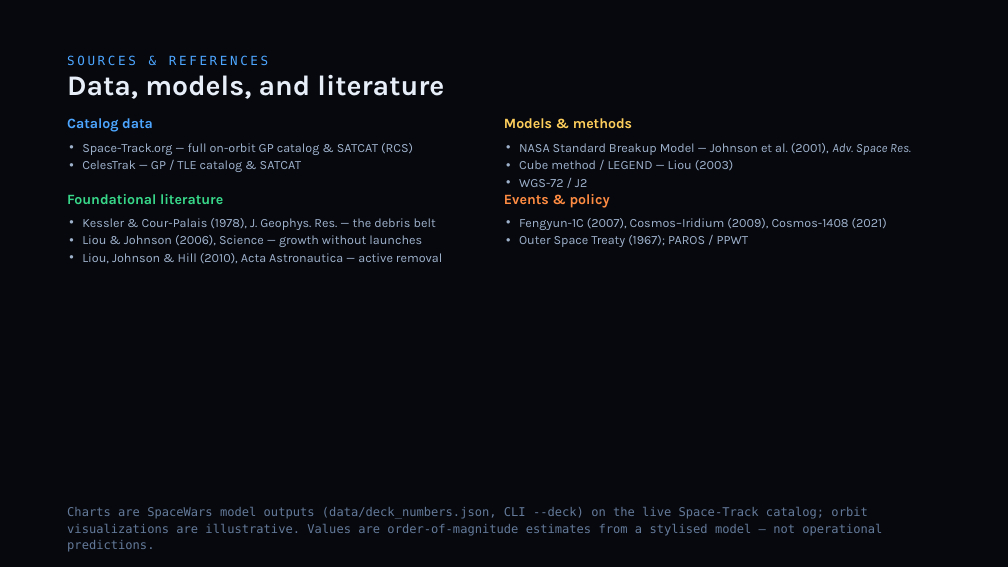
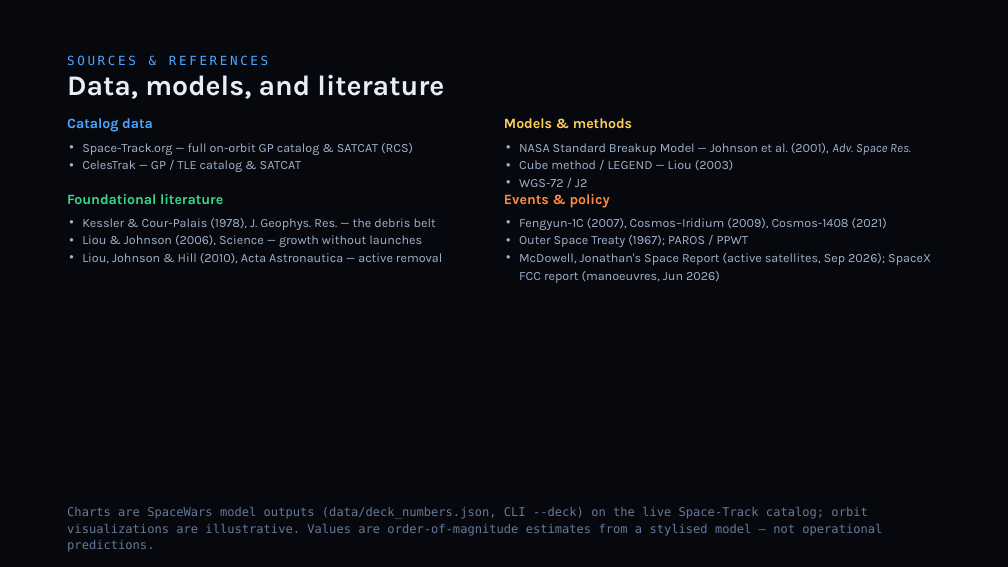
Before and after one commit to TimKadyrov/DebrisCascade, a slide deck: slide 23 of Barrel of Nails — Kessler Study.pptx. Drawn at 1008x567 pixels with LibreOffice and Linux fonts; fonts in the diff are those of the drawing. Boxes give left, top, right and bottom in pixels: in the first picture for what was removed or moved away, otherwise in the second. Text is boxed around its words. In the diff, an @@ line names an element or a change of style, - is before the commit and + after.

```diff
--- a/Barrel of Nails — Kessler Study.pptx
+++ b/Barrel of Nails — Kessler Study.pptx
@@ text at (519,253,931,283): paragraph added @@
+• McDowell, Jonathan's Space Report (active satellites, Sep 2026); SpaceX FCC report (manoeuvres, Jun 2026)
```
Also in this commit, not shown: 8 other slides changed, 10 other files.
